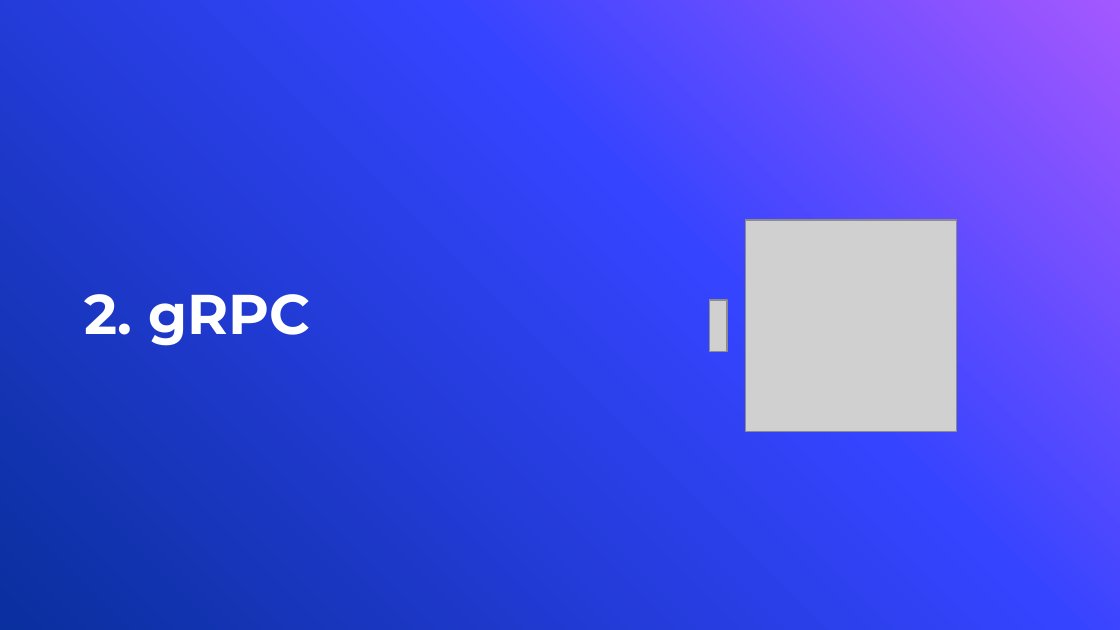
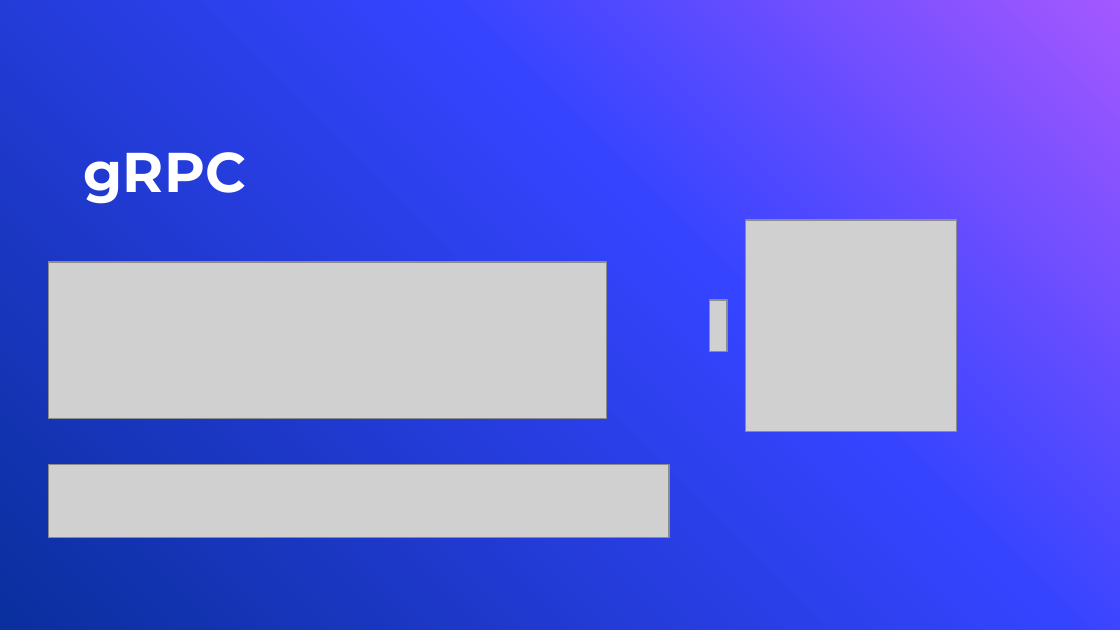
Before and after one commit to lcarvalhodev/tp3-sd, a slide deck: slide 5 of slides/apresentacao.pptx (slide 6 before the commit). Drawn at 1120x630 pixels with LibreOffice and Linux fonts; fonts in the diff are those of the drawing; grey boxes stand for pictures; background and template pictures are left out. Boxes give left, top, right and bottom in pixels: in the first picture for what was removed or moved away, otherwise in the second. Text is boxed around its words. In the diff, an @@ line names an element or a change of style, - is before the commit and + after.

```diff
--- a/slides/apresentacao.pptx
+++ b/slides/apresentacao.pptx
@@ title at <box>84,152,246,204</box>: text changed @@
-2. gRPC
+gRPC
@@ picture added at <box>48,262,606,419</box> @@
@@ picture added at <box>48,465,669,538</box> @@
```
Also in this commit, not shown: 2 other slides changed, 6 slides added, 36 slides removed, 8 other files.
